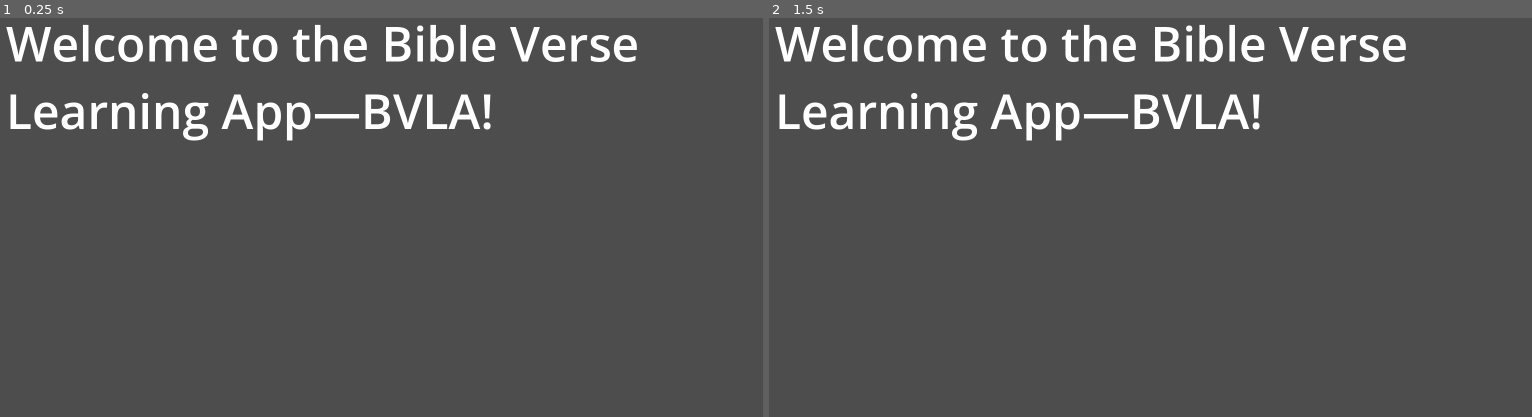
Above: before the commit, frames 1-2 (left to right).
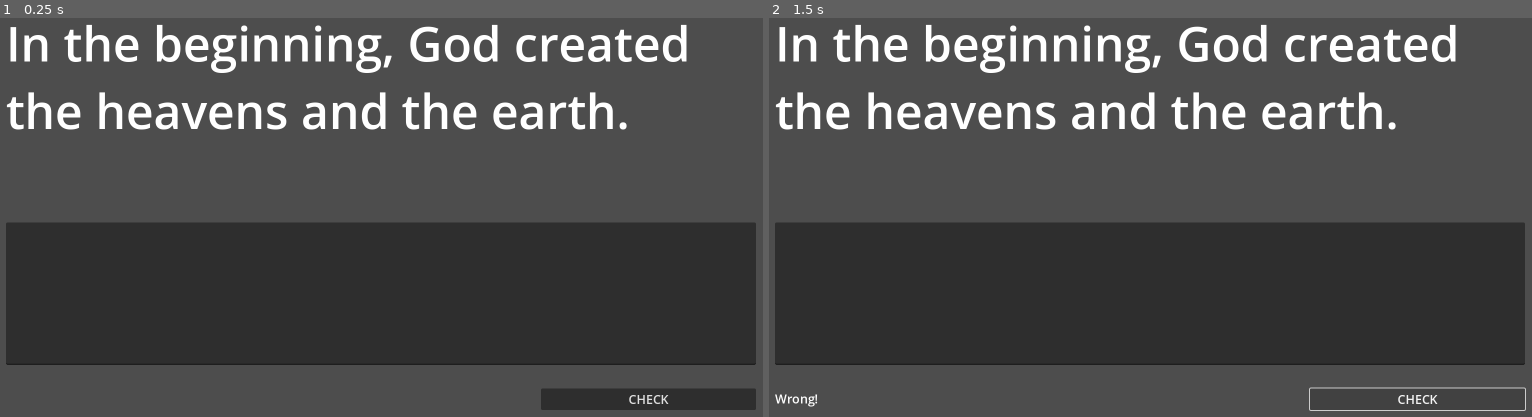
Above: after the commit, the same moments.

Repository: Musi00e0/stunning-broccoli
Game: Godot game, scene res://main.tscn
Same seed, same stepped clock (60 frames per second), same inputs: the game is played once before the commit and once after it.
Inputs (mouse positions are in pixels of both pictures, inside the frame that each line leads up to):
- Up to frame 1 (0.25 s): no input
- Up to frame 2 (1.5 s): click (1417, 401) at 0.5 s, where only the run after the commit has a clickable "CHECK"; click (1417, 401) at 1.25 s, where only the run after the commit has a clickable "CHECK"

The runs differ from the first frame. In frame 1, 43% of the frame differs, in the area x 0-100%, y 1-99%; in frame 2, 42%.

Commit message:
Add more UI to support initial version of quizzing the player

Diff:
--- /dev/null
+++ b/game/main.gd
@@ -0,0 +1,19 @@
+extends Control
+
+var m_Reference : Label
+var m_UserEntry : TextEdit
+var m_CorrectIndicator : Label
+
+func _init() -> void:
+	pass
+
+func _ready() -> void:
+	m_Reference = $Reference
+	m_UserEntry = $UserEntry
+	m_CorrectIndicator = $CorrectIndicator
+
+func _on_check_button_pressed() -> void:
+	if m_UserEntry.text == m_Reference.text:
+		m_CorrectIndicator.text = "Correct!"
+	else:
+		m_CorrectIndicator.text = "Wrong!"
--- a/game/main.tscn
+++ b/game/main.tscn
@@ -1,4 +1,6 @@
-[gd_scene format=3 uid="uid://bs2223kddo3gi"]
+[gd_scene load_steps=2 format=3 uid="uid://bs2223kddo3gi"]
+
+[ext_resource type="Script" path="res://main.gd" id="1_pfdrd"]
 
 [node name="Root" type="Control"]
 layout_mode = 3
@@ -7,18 +9,69 @@
 anchor_bottom = 1.0
 grow_horizontal = 2
 grow_vertical = 2
+script = ExtResource("1_pfdrd")
 
-[node name="Label" type="Label" parent="."]
+[node name="Reference" type="Label" parent="."]
 layout_mode = 1
 anchors_preset = -1
 anchor_right = 1.0
-anchor_bottom = 1.0
+anchor_bottom = 0.5
 offset_left = 50.0
 offset_top = 50.0
+offset_right = -50.0
+offset_bottom = -25.0
+grow_horizontal = 2
+grow_vertical = 2
+theme_override_font_sizes/font_size = 96
+text = "In the beginning, God created the heavens and the earth."
+autowrap_mode = 3
+
+[node name="UserEntry" type="TextEdit" parent="."]
+layout_mode = 1
+anchors_preset = -1
+anchor_top = 0.5
+anchor_right = 1.0
+anchor_bottom = 0.9
+offset_left = 50.0
+offset_top = 25.0
 offset_right = -50.0
 offset_bottom = -50.0
 grow_horizontal = 2
 grow_vertical = 2
-theme_override_font_sizes/font_size = 96
-text = "Welcome to the Bible Verse Learning App—BVLA!"
-autowrap_mode = 3
+theme_override_font_sizes/font_size = 72
+context_menu_enabled = false
+shortcut_keys_enabled = false
+selecting_enabled = false
+drag_and_drop_selection_enabled = false
+middle_mouse_paste_enabled = false
+wrap_mode = 1
+
+[node name="CheckButton" type="Button" parent="."]
+layout_mode = 1
+anchors_preset = -1
+anchor_left = 0.7
+anchor_top = 0.9
+anchor_right = 1.0
+anchor_bottom = 1.0
+offset_right = -50.0
+offset_bottom = -50.0
+grow_horizontal = 0
+grow_vertical = 0
+theme_override_font_sizes/font_size = 25
+text = "CHECK"
+
+[node name="CorrectIndicator" type="Label" parent="."]
+layout_mode = 1
+anchors_preset = -1
+anchor_top = 0.9
+anchor_right = 0.7
+anchor_bottom = 1.0
+offset_left = 50.0
+offset_right = -50.0
+offset_bottom = -50.0
+grow_horizontal = 2
+grow_vertical = 0
+theme_override_font_sizes/font_size = 25
+
+[connection signal="text_set" from="UserEntry" to="." method="_on_user_entry_text_set"]
+[connection signal="pressed" from="CheckButton" to="." method="_on_check_button_pressed"]
Not shown, added: .DS_Store
Not shown, added: game/.DS_Store
